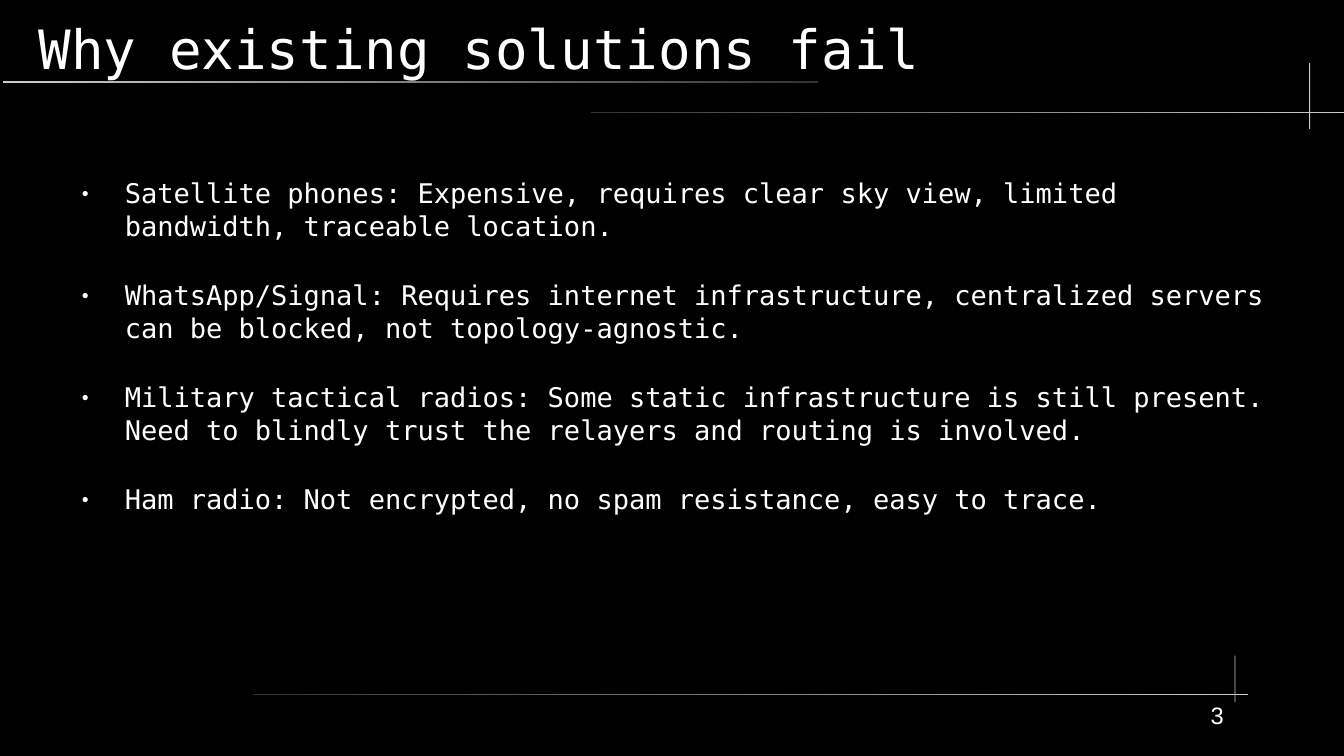
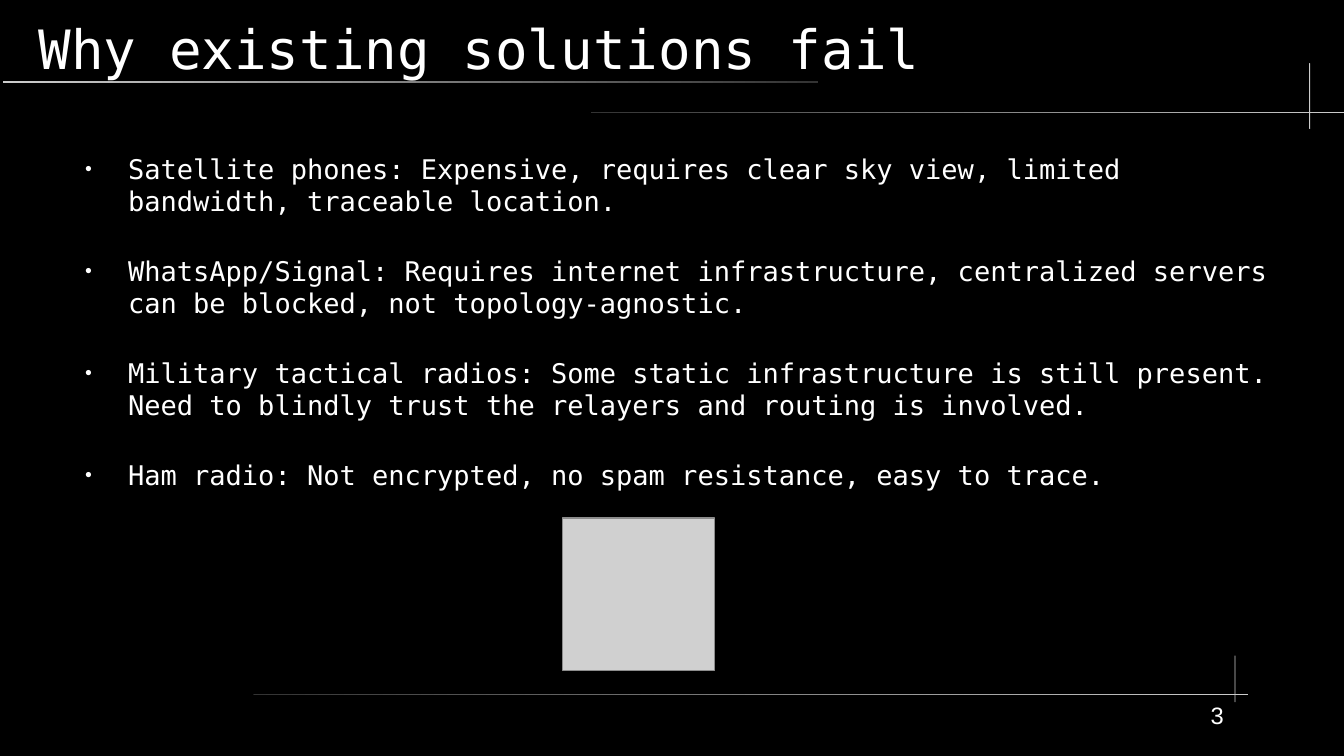
Before and after one commit to shinymonitor/hackyeah, a slide deck: slide 3 of presentation.odp. Drawn at 1344x756 pixels with LibreOffice and Linux fonts; fonts in the diff are those of the drawing; grey boxes stand for pictures. Boxes give left, top, right and bottom in pixels: in the first picture for what was removed or moved away, otherwise in the second. Text is boxed around its words. In the diff, an @@ line names an element or a change of style, - is before the commit and + after.

```diff
--- a/presentation.odp
+++ b/presentation.odp
@@ text "Satellite phones: Expensive, requires clear ...": place and size @@
-text "Satellite phones: Expensive, requires clear ..." at [125,182,1264,515]
+text "Satellite phones: Expensive, requires clear ..." at [128,158,1267,490]
@@ picture added at [562,518,715,671] @@
```
Also in this commit, not shown: 6 other slides changed, 2 other files.
